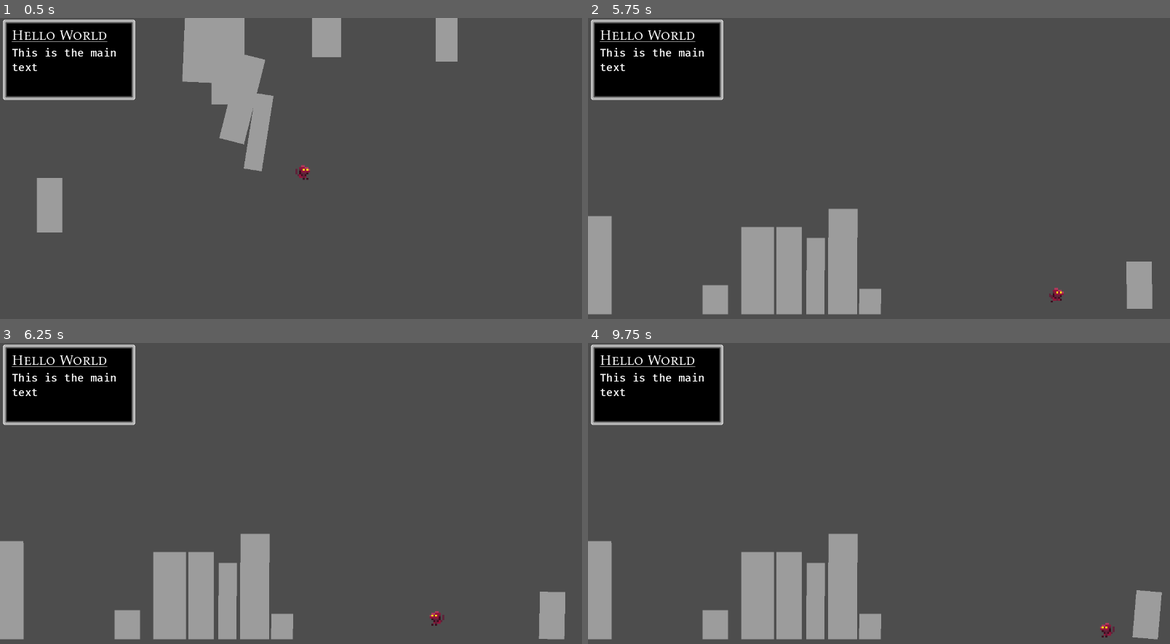
Above: before the commit, frames 1-4 (two rows, left to right).
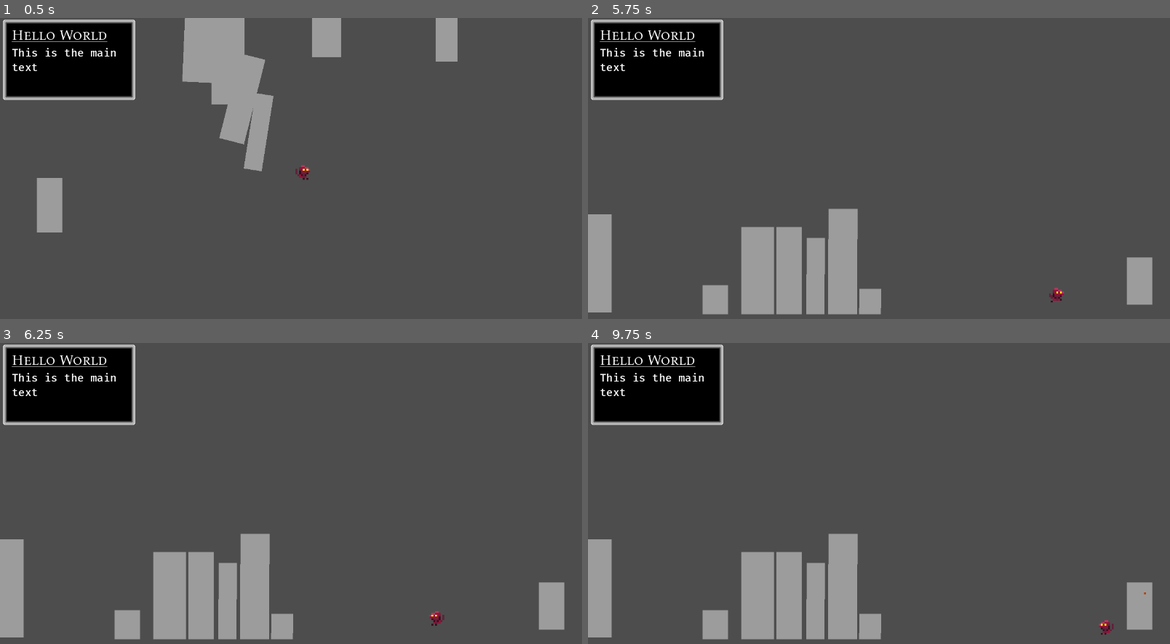
Above: after the commit, the same moments.

Repository: bjornarprytz/goodzilla
Game: Godot game, scene res://main.tscn
Same seed, same stepped clock (60 frames per second), same inputs: the game is played once before the commit and once after it.
Inputs (mouse positions are in pixels of both pictures, inside the frame that each line leads up to):
- Up to frame 1 (0.5 s): no input
- Up to frame 2 (5.75 s): move the mouse to (1007, 165) at 0.52 s; hold Up (ui_up) 0.53-1.28 s; hold Right (ui_right) 0.53-2.03 s; click (1007, 165) at 0.67 s; move the mouse to (762, 198) at 1.27 s; tap Up (ui_up) at 1.35, 1.52, 1.82, 2.85, 3.02, 3.32, 4.35, 4.52, 4.82 s; click (762, 198) at 1.42 s; move the mouse to (937, 108) at 2.02 s; hold Left (ui_left) 2.03-2.78 s; hold Up (ui_up) 2.03-2.78 s; click (937, 108) at 2.17 s; move the mouse to (849, 246) at 2.77 s; hold Right (ui_right) 2.78-4.28 s; click (849, 246) at 2.92 s; move the mouse to (1053, 231) at 3.52 s; hold Up (ui_up) 3.53-4.28 s; click (1053, 231) at 3.67 s; move the mouse to (704, 132) at 4.27 s; hold Left (ui_left) 4.28-5.03 s; click (704, 132) at 4.42 s; move the mouse to (908, 180) at 5.02 s; hold Right (ui_right) from 5.03 s (still down); hold Up (ui_up) from 5.03 s (still down); click (908, 180) at 5.17 s
- Up to frame 3 (6.25 s): move the mouse to (203, 424) at 5.77 s; release Right (ui_right) at 5.78 s; release Up (ui_up) at 5.78 s; hold Left (ui_left) from 5.78 s (still down); tap Up (ui_up) at 5.85, 6.02 s; click (203, 424) at 5.92 s
- Up to frame 4 (9.75 s): tap Up (ui_up) at 6.32, 7.35, 7.52, 7.82, 8.85, 9.02, 9.32 s; move the mouse to (1007, 490) at 6.52 s; hold Up (ui_up) 6.53-7.28 s; click (1007, 490) at 6.67 s; move the mouse to (762, 523) at 7.27 s; release Left (ui_left) at 7.28 s; hold Right (ui_right) 7.28-9.53 s; click (762, 523) at 7.42 s; move the mouse to (937, 433) at 8.02 s; hold Up (ui_up) 8.03-8.78 s; click (937, 433) at 8.17 s; move the mouse to (849, 571) at 8.77 s; click (849, 571) at 8.92 s; move the mouse to (1053, 556) at 9.52 s; hold Left (ui_left) from 9.53 s (still down); hold Up (ui_up) from 9.53 s (still down); click (1053, 556) at 9.67 s

Frame 1 is identical in both runs. In frame 2, 0.2% of the frame differs, in the area x 0-97%, y 65-99%; in frame 3, 0.4%; in frame 4, 0.8%, in the area x 0-99%, y 65-99%.

Commit message:
fixed a buggy movement

Diff:
--- a/src/player/goodzilla.gd
+++ b/src/player/goodzilla.gd
@@ -10,96 +10,119 @@
 var wall_climb_speed: float = 100.0
 
 # Movement variables
-var is_climbing: bool = false
+var is_climbing: bool:
+    get:
+        return currently_climbing != null
+
+
 var is_charging_jump: bool = false
 var wall_normal: Vector2 = Vector2.ZERO
 
 # Angle threshold for determining wall (in radians)
 var wall_angle_threshold: float = 0.75
 
+var currently_climbing: Skyscraper = null:
+    set(val):
+        if (currently_climbing == val):
+            return
+        currently_climbing = val
+
+var currently_disturbing: Array[Skyscraper] = []
+
 func _physics_process(delta: float) -> void:
-	handle_input()
-	apply_gravity(delta)
-	move_character(delta)
-	update_sprite_direction_and_rotation()
+    handle_input()
+    apply_gravity(delta)
+    move_character(delta)
+    update_sprite_direction_and_rotation()
 
 func handle_input() -> void:
-	# Horizontal movement
-	if Input.is_action_pressed("ui_right"):
-		velocity.x = speed
-	elif Input.is_action_pressed("ui_left"):
-		velocity.x = -speed
-	elif is_on_floor():
-		velocity.x = 0
+    # Horizontal movement
+    if Input.is_action_pressed("ui_right"):
+        velocity.x = speed
+    elif Input.is_action_pressed("ui_left"):
+        velocity.x = -speed
+    elif is_on_floor():
+        velocity.x = 0
 
-	# Wall climbing
-	if is_climbing:
-		velocity.y = 0
-		if Input.is_action_pressed("ui_up"):
-			velocity.y = -wall_climb_speed
-		elif Input.is_action_pressed("ui_down"):
-			velocity.y = wall_climb_speed
+    # Wall climbing
+    if is_climbing:
+        velocity.y = 0
+        if Input.is_action_pressed("ui_up"):
+            velocity.y = -wall_climb_speed
+        elif Input.is_action_pressed("ui_down"):
+            velocity.y = wall_climb_speed
 
-	# Jumping
-	if Input.is_mouse_button_pressed(MOUSE_BUTTON_LEFT) and (is_on_floor() or is_climbing):
-		is_charging_jump = true
-		velocity = Vector2.ZERO
-	elif is_charging_jump:
-		var direction = global_position - get_global_mouse_position()
-		velocity = direction.normalized() * jump_speed
-		is_charging_jump = false
+    # Jumping
+    if Input.is_mouse_button_pressed(MOUSE_BUTTON_LEFT) and (is_on_floor() or is_climbing):
+        is_charging_jump = true
+        velocity = Vector2.ZERO
+    elif is_charging_jump:
+        var direction = global_position - get_global_mouse_position()
+        velocity = direction.normalized() * jump_speed
+        is_charging_jump = false
 
-	if velocity == Vector2.ZERO:
-		animation.animation = "idle"
-	elif velocity.y != 0 and !is_climbing:
-		animation.animation = "jump"
-	else:
-		animation.animation = "run"
-	animation.play()
+    if velocity == Vector2.ZERO:
+        animation.animation = "idle"
+    elif velocity.y != 0 and !is_climbing:
+        animation.animation = "jump"
+    else:
+        animation.animation = "run"
+    animation.play()
 
 
 func apply_gravity(delta: float) -> void:
-	if not is_climbing:
-		velocity += get_gravity() * delta
+    if not is_climbing:
+        velocity += get_gravity() * delta
 
-func move_character(delta: float) -> void:
-	# Move the character and check for collisions
-	if move_and_slide():
-		var nCollisions = get_slide_collision_count()
-		for i in range(nCollisions):
-			var collision_info = get_slide_collision(i)
+func move_character(_delta: float) -> void:
+    # Move the character and check for collisions
+    if move_and_slide():
+        var nCollisions = get_slide_collision_count()
 
-			var o = collision_info.get_collider()
-			if o is not Skyscraper:
-				continue
-			# Check for wall collisions using angle
-			if collision_info:
-				var collision_angle = collision_info.get_angle(Vector2.UP)
-				if abs(collision_angle) > wall_angle_threshold:
-					is_climbing = true
-					wall_normal = collision_info.get_normal()
-					break
-				else:
-					is_climbing = false
-			else:
-				is_climbing = false
-	else:
-		is_climbing = false
+        # Clear before refreshing
+        for s in currently_disturbing:
+            s.disturbed = false
+        currently_disturbing.clear()
+
+        for i in range(nCollisions):
+            var collision_info = get_slide_collision(i)
+
+            var o = collision_info.get_collider()
+            if o is not Skyscraper:
+                continue
+
+            # Refresh the disturbed state
+            currently_disturbing.append(o)
+            o.disturbed = true
+
+            # Check for wall collisions using angle
+            if collision_info:
+                var collision_angle = collision_info.get_angle(Vector2.UP)
+                if abs(collision_angle) > wall_angle_threshold:
+                    currently_climbing = o
+                    wall_normal = collision_info.get_normal()
+                    break
+                else:
+                    currently_climbing = null
+            else:
+                currently_climbing = null
+    else:
+        currently_climbing = null
 
 func update_sprite_direction_and_rotation() -> void:
-	# Flip the sprite based on the horizontal movement direction
-	if velocity.x > 0:
-		animation.flip_h = false # Facing right
-	elif velocity.x < 0:
-		animation.flip_h = true # Facing left
+    # Flip the sprite based on the horizontal movement direction
+    if velocity.x > 0:
+        animation.flip_h = false # Facing right
+    elif velocity.x < 0:
+        animation.flip_h = true # Facing left
 
-	# Rotate the sprite if climbing
-	if is_climbing:
-		# Calculate the rotation in degrees based on the wall's normal
-		var r = -(wall_normal.angle_to(Vector2.UP) * 180 / PI)
-		animation.rotation_degrees = r
-		shape.rotation = r
-	else:
-		# Reset the rotation when not climbing
-		animation.rotation_degrees = 0
-		shape.rotation = 0
+    # Rotate the sprite if climbing
+    if is_climbing:
+        # Calculate the rotation in degrees based on the wall's normal
+        var r = -(wall_normal.angle_to(Vector2.UP) * 180 / PI)
+        animation.rotation_degrees = r
+        shape.rotation = r
+    else:
+        # Reset the rotation when not climbing
+        animation.rotation_degrees = 0
+        shape.rotation = 0
--- a/src/world/skyscraper.gd
+++ b/src/world/skyscraper.gd
@@ -25,63 +25,57 @@
 
 # Called when the node enters the scene tree for the first time.
 func _ready() -> void:
-	var size = (Vector2(width, height) * windowSize) + (Vector2.ONE * faceMargins * 2)
+    var size = (Vector2(width, height) * windowSize) + (Vector2.ONE * faceMargins * 2)
 
-	print(size)
+    print(size)
 
-	$Collision.shape = RectangleShape2D.new()
-	$Collision.shape.size = size
-	$Collision.position = (size * Vector2(.5, -.5))
+    $Collision.shape = RectangleShape2D.new()
+    $Collision.shape.size = size
+    $Collision.position = (size * Vector2(.5, -.5))
 
-	$Shape.size = size
-	$Shape.position.y = -size.y
+    $Shape.size = size
+    $Shape.position.y = -size.y
 
-	container.size = size
-	container.position.y = -size.y
+    container.size = size
+    container.position.y = -size.y
 
 
-	var nWindows: int = width * (height)
+    var nWindows: int = width * (height)
 
-	for r in nWindows:
-		var w = Create.BuildingWindow()
-		windowsContainer.add_child(w)
-		windows.push_back(w)
-		w.turnOff()
+    for r in nWindows:
+        var w = Create.BuildingWindow()
+        windowsContainer.add_child(w)
+        windows.push_back(w)
+        w.turnOff()
 
-	windows.shuffle()
+    windows.shuffle()
 
 # Called every frame. 'delta' is the elapsed time since the previous frame.
 func _process(delta: float) -> void:
-	if disturbed:
-		alertness += delta * alertness_rate
-	else:
-		alertness = max(alertness - delta * calm_rate, 0)
+    if disturbed:
+        alertness += delta * alertness_rate
+    else:
+        alertness = max(alertness - delta * calm_rate, 0)
 
-	var threshold: int = int(alertness)
+    var threshold: int = int(alertness)
 
-	for i in range(windows.size()):
-		if i < threshold:
-			windows[i].turnOn()
-		else:
-			windows[i].turnOff()
+    for i in range(windows.size()):
+        if i < threshold:
+            windows[i].turnOn()
+        else:
+            windows[i].turnOff()
 
 func _physics_process(delta: float) -> void:
-	# Rotate towards standing up
-	if not settled:
-		if rotation < 0:
-			angular_velocity = delta * rotation_speed
-		elif rotation > 0:
-			angular_velocity = -delta * rotation_speed
-
-	var d = false
-	for b in get_colliding_bodies():
-		if b is Goodzilla:
-			d = true
-
-	disturbed = d
+    # Rotate towards standing up
+    if not settled:
+        if rotation < 0:
+            angular_velocity = delta * rotation_speed
+        elif rotation > 0:
+            angular_velocity = -delta * rotation_speed
 
 func settle() -> void:
-	physics_material_override.bounce = 0
-	mass = 10
-	freeze_mode = FREEZE_MODE_STATIC
-	settled = true
+    physics_material_override.bounce = 0
+
+    freeze = true
+    #process_mode = PROCESS_MODE_ALWAYS
+    settled = true
--- a/src/world/skyscraper.tscn
+++ b/src/world/skyscraper.tscn
@@ -37,6 +37,3 @@
 layout_mode = 2
 theme_override_constants/h_separation = 0
 theme_override_constants/v_separation = 0
-
-[connection signal="body_entered" from="." to="." method="_on_body_entered"]
-[connection signal="body_exited" from="." to="." method="_on_body_exited"]
